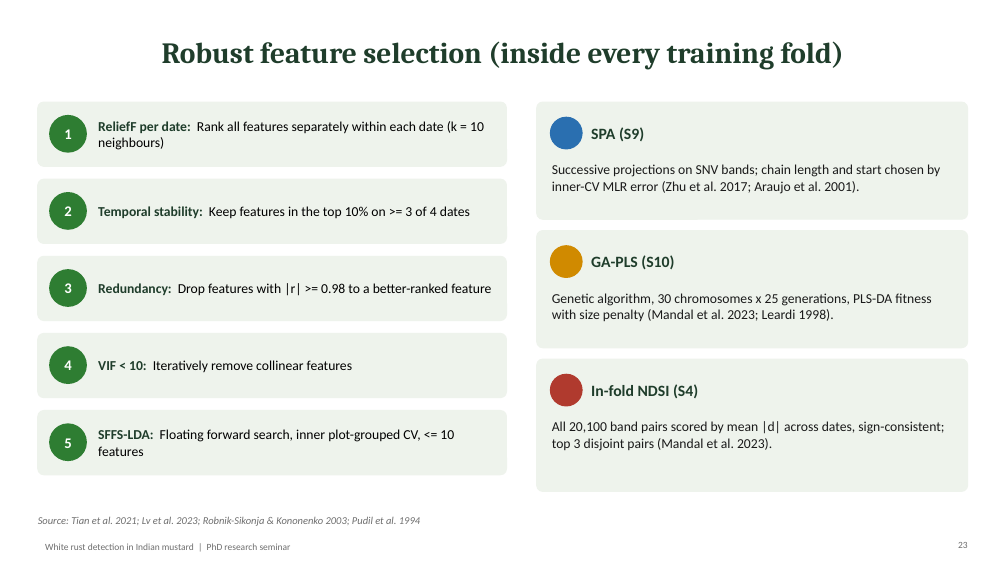
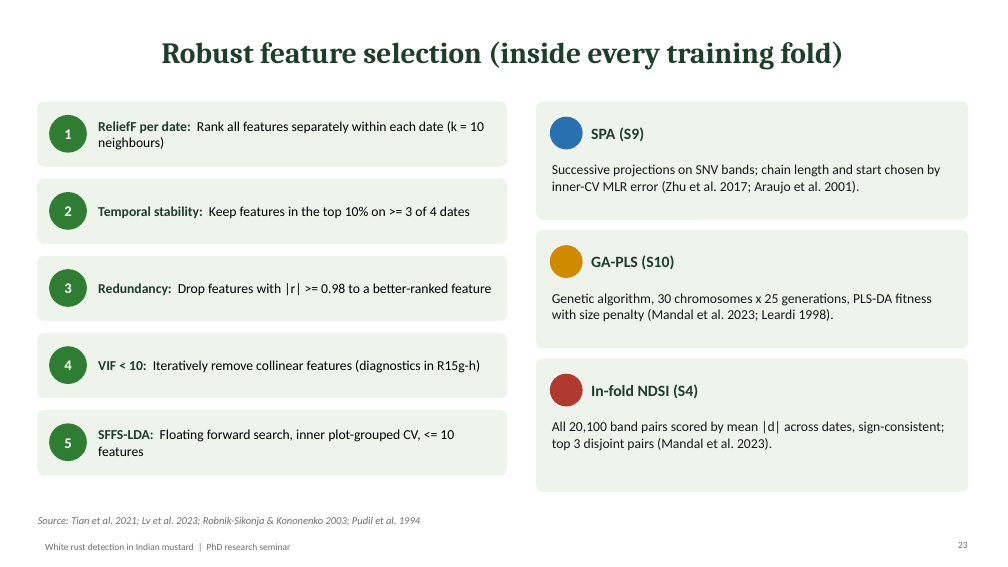
Before and after one commit to animesh809359-afk/sonu, a slide deck: slide 23 of white_rust_analysis/outputs/WhiteRust_Mustard_PhD_Seminar.pptx. Drawn at 1008x567 pixels with LibreOffice and Linux fonts; fonts in the diff are those of the drawing. Boxes give left, top, right and bottom in pixels: in the first picture for what was removed or moved away, otherwise in the second. Text is boxed around its words. In the diff, an @@ line names an element or a change of style, - is before the commit and + after.

```diff
--- a/white_rust_analysis/outputs/WhiteRust_Mustard_PhD_Seminar.pptx
+++ b/white_rust_analysis/outputs/WhiteRust_Mustard_PhD_Seminar.pptx
@@ text at (98, 360, 480, 373): text changed @@
-VIF < 10: Iteratively remove collinear features
+VIF < 10: Iteratively remove collinear features (diagnostics in R15g-h)
```
Also in this commit, not shown: 9 other slides changed, 3 slides added, 13 other files.
